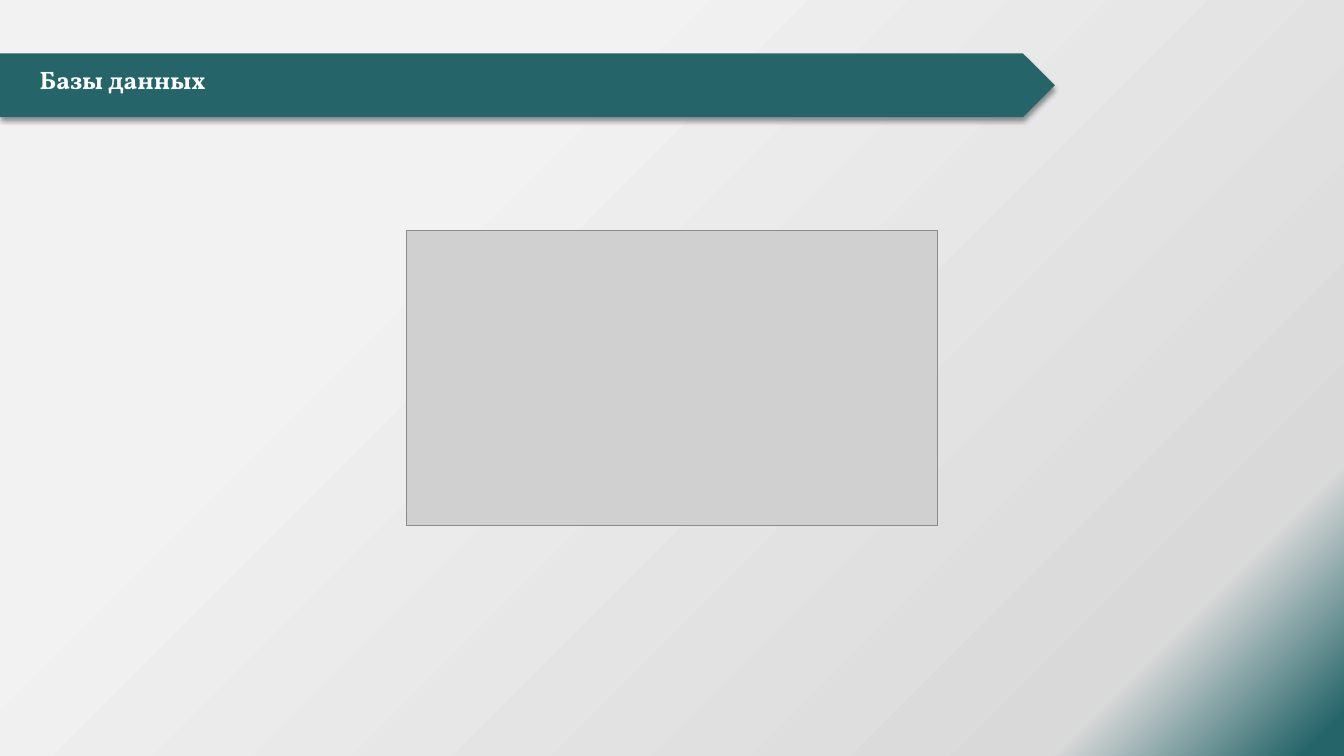
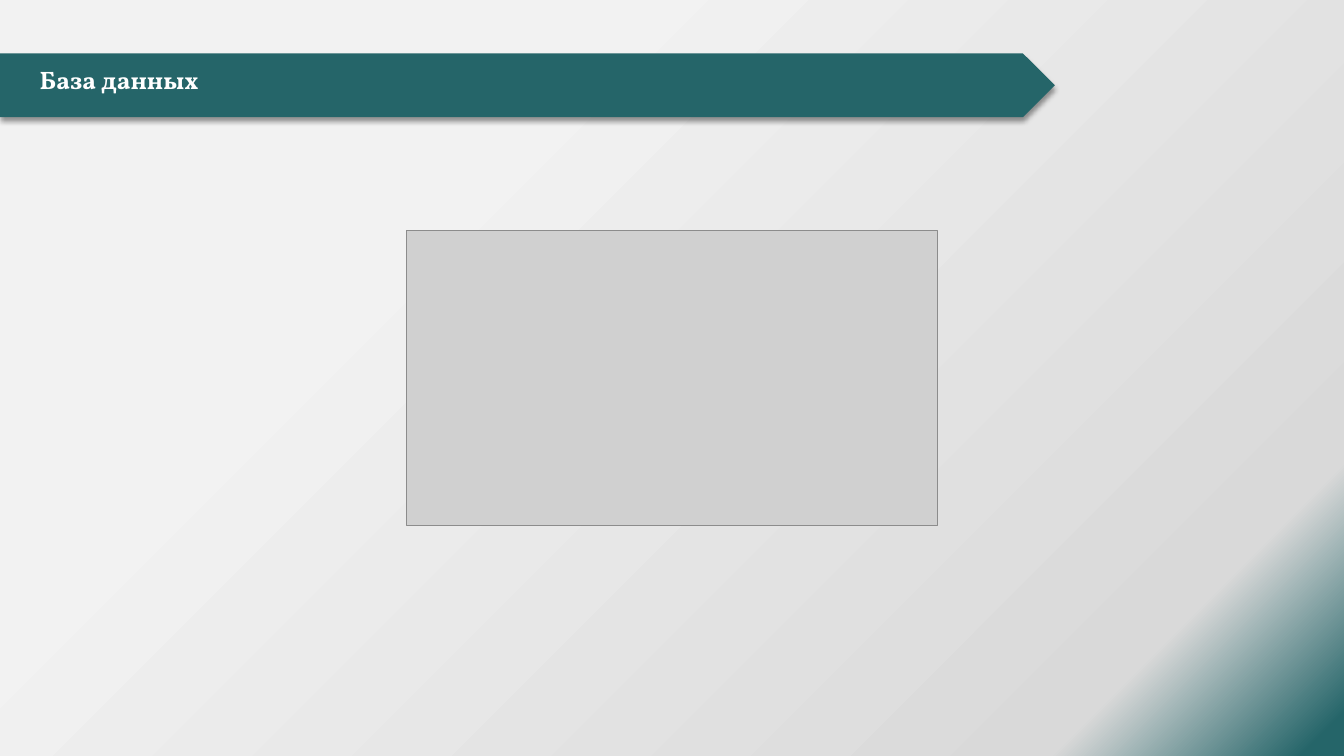
Before and after one commit to ALKOTS/Diplom, a slide deck: slide 8 of Данилин А.А.pptx. Drawn at 1344x756 pixels with LibreOffice and Linux fonts; fonts in the diff are those of the drawing; grey boxes stand for pictures; background and template pictures are left out. Boxes give left, top, right and bottom in pixels: in the first picture for what was removed or moved away, otherwise in the second. Text is boxed around its words. In the diff, an @@ line names an element or a change of style, - is before the commit and + after.

```diff
--- a/Данилин А.А.pptx
+++ b/Данилин А.А.pptx
@@ title at <box>40,72,198,94</box>: text changed @@
-Базы данных
+База данных
```
Also in this commit, not shown: 4 other slides changed, 1 slide added, 3 other files.
